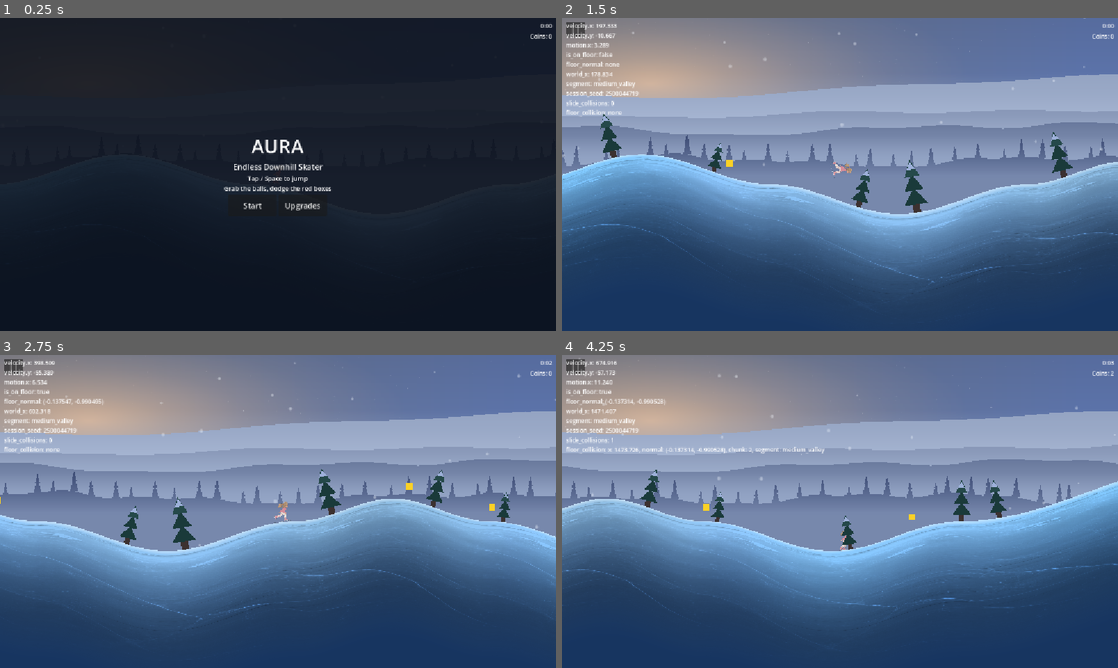
Above: before the commit, frames 1-4 (two rows, left to right).
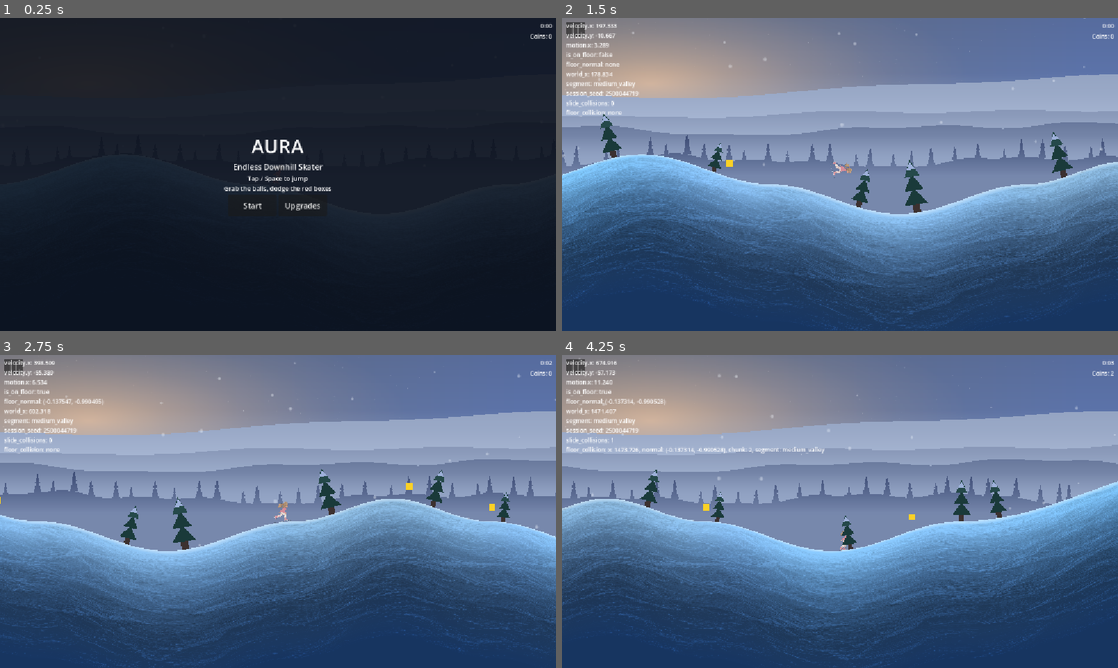
Above: after the commit, the same moments.

Repository: Kiernan-Hub/Aurora
Game: Godot game, scene res://scenes/main.tscn
The game is run twice, just before and just after one commit, with the same random seed, the same clock (stepped at 60 frames per second) and the same inputs.
Inputs (mouse positions are in pixels of both pictures, inside the frame that each line leads up to):
- Up to frame 1 (0.25 s): no input
- Up to frame 2 (1.5 s): click "Start" at 0.5 s; tap Enter (ui_accept) at 1.25 s; move the mouse to (962, 158) at 1.27 s; hold Up (ui_up) from 1.28 s (still down); tap M at 1.35 s; click (962, 158) at 1.42 s
- Up to frame 3 (2.75 s): tap Enter (ui_accept) at 1.52, 1.82 s; release Up (ui_up) at 2 s; drag from (166, 527) to (522, 486) at 2.02 s
- Up to frame 4 (4.25 s): move the mouse to (895, 442) at 2.77 s; hold Up (ui_up) 2.78-3.5 s; tap M at 2.85 s; drag from (812, 574) to (1023, 536) at 3.52 s

The runs differ from the first frame. In frame 2, 2.0% of the frame differs, in the area x 0-100%, y 44-100%; in frame 3, 1.7%; in frame 4, 2.0%.

Commit message:
Finish Phase 2c's tile target, and spread the six families across the cycle
seven.png and eight.png were regenerated after --check rejected the first pass,
and both now pass clean at 1254x1254 (downscaled to the 1024 output, so no
upscale softness). Built as ice_rime_depth -- crinkled frost -- and
ice_shattered_depth -- large plates with bright crack veins. Six families against
eight biomes is the plan's target.

Placed to spread the pattern rather than by per-biome taste: rime to arctic_dawn
and shattered to violet_dusk means NO two adjacent biomes both use the default
tile, where before this pass four consecutive ones did. cracked and shattered are
the two most similar families and are deliberately kept one biome apart, so the
dissolve between them still reads as a change.

Vertical edge is the number that matters -- the tile repeats every 1200 world px,
so a coherent vertical feature is a permanent line on screen, while a horizontal
one sits at a single depth and never repeats. rime is clean at 4.80/255, 1.99x
the median column. shattered is 8.95/255 at 3.13x, which is the same band as
ice_cracked_depth's already-shipped facet boundary (9.97, 3.34x) and at a
similar column (789 vs 780). The other four tiles peak at 437/561/615/956, so
there is no fixed pipeline column and this reads as content common to two
large-plate panels. Documented rather than treated as a defect; if either reads
as a line in play the fix is regenerating the panel.

Gates: biome_schedule_check PASS with ice_variants 3 -> 5, so the ramp-match gate
saw both new tiles; sky_layer_check PASS on all 8 biomes.

Co-Authored-By: Claude Opus 5 <noreply@anthropic.com>

Diff:
--- a/resources/biomes/arctic_dawn.tres
+++ b/resources/biomes/arctic_dawn.tres
@@ -1,6 +1,7 @@
-[gd_resource type="Resource" script_class="BiomePalette" load_steps=2 format=3]
+[gd_resource type="Resource" script_class="BiomePalette" load_steps=3 format=3]
 
 [ext_resource type="Script" path="res://scripts/systems/biome_palette.gd" id="1"]
+[ext_resource type="Texture2D" uid="uid://bgmlhqgc1ly23" path="res://assets/textures/terrain/ice_rime_depth.png" id="2"]
 
 [resource]
 script = ExtResource("1")
@@ -33,6 +34,7 @@
 ice_contrast = 1.18
 snow_cap_color = Color(0.98, 0.99, 1, 1)
 snow_cap_strength = 0.45
+ice_texture = ExtResource("2")
 snow_tint = Color(0.96, 0.98, 1, 0.44)
 snow_density_scale = 1.0
 mist_strength = 0.5
--- a/resources/biomes/violet_dusk.tres
+++ b/resources/biomes/violet_dusk.tres
@@ -1,6 +1,7 @@
-[gd_resource type="Resource" script_class="BiomePalette" load_steps=2 format=3]
+[gd_resource type="Resource" script_class="BiomePalette" load_steps=3 format=3]
 
 [ext_resource type="Script" path="res://scripts/systems/biome_palette.gd" id="1"]
+[ext_resource type="Texture2D" uid="uid://65nyva14irkh" path="res://assets/textures/terrain/ice_shattered_depth.png" id="2"]
 
 [resource]
 script = ExtResource("1")
@@ -33,6 +34,7 @@
 ice_contrast = 0.82
 snow_cap_color = Color(0.98, 0.97, 1, 1)
 snow_cap_strength = 0.4
+ice_texture = ExtResource("2")
 snow_tint = Color(0.98, 0.97, 1, 0.42)
 snow_density_scale = 1.0
 mist_strength = 0.4
Binary file added: assets/textures/terrain/ice_rime_depth.png
Not shown, added: assets/textures/terrain/ice_rime_depth.png.import
Binary file added: assets/textures/terrain/ice_shattered_depth.png
Not shown, added: assets/textures/terrain/ice_shattered_depth.png.import
Binary file added: eight.png
Not shown, added: eight.png.import
Binary file added: seven.png
Not shown, added: seven.png.import
Not shown, changed: docs/development/biomes.md
Not shown, changed: docs/development/ice_panels.md
